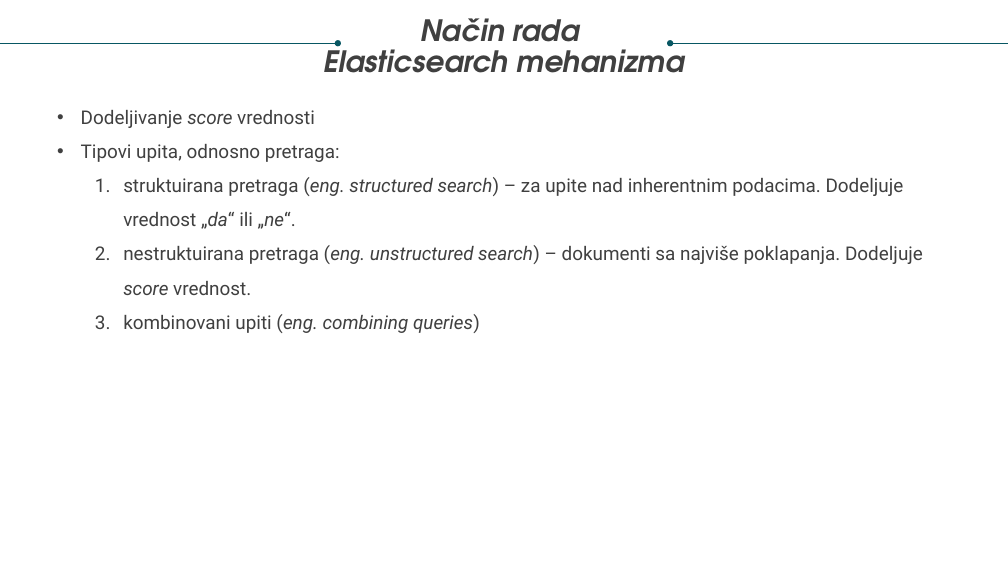
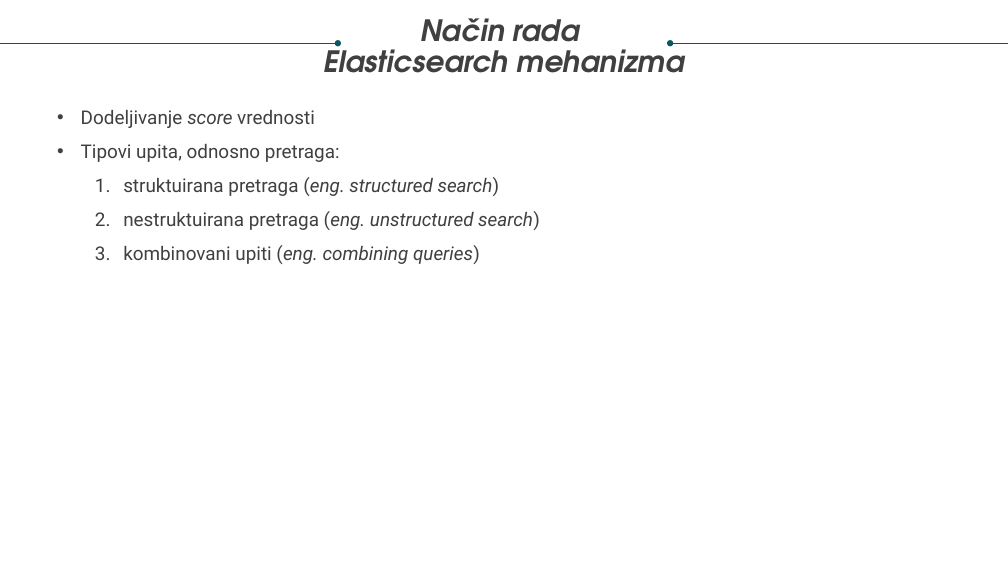
Before and after one commit to Nevenaa01/DebugIt, a slide deck: slide 13 of Nevena Gligorov diplomski prezentacija.pptx. Drawn at 1008x567 pixels with LibreOffice and Linux fonts; fonts in the diff are those of the drawing. Boxes give left, top, right and bottom in pixels: in the first picture for what was removed or moved away, otherwise in the second. Text is boxed around its words. In the diff, an @@ line names an element or a change of style, - is before the commit and + after.

```diff
--- a/Nevena Gligorov diplomski prezentacija.pptx
+++ b/Nevena Gligorov diplomski prezentacija.pptx
@@ text at [123,177,540,230]: text changed @@
-  1. struktuirana pretraga (eng. structured search) – za upite nad inherentnim podacima. Dodeljuje vrednost „da“ ili „ne“.
-  2. nestruktuirana pretraga (eng. unstructured search) – dokumenti sa najviše poklapanja. Dodeljuje score vrednost.
+  1. struktuirana pretraga (eng. structured search)
+  2. nestruktuirana pretraga (eng. unstructured search)
```
Also in this commit, not shown: 4 other slides changed, 5 slides removed, 1 other file.
